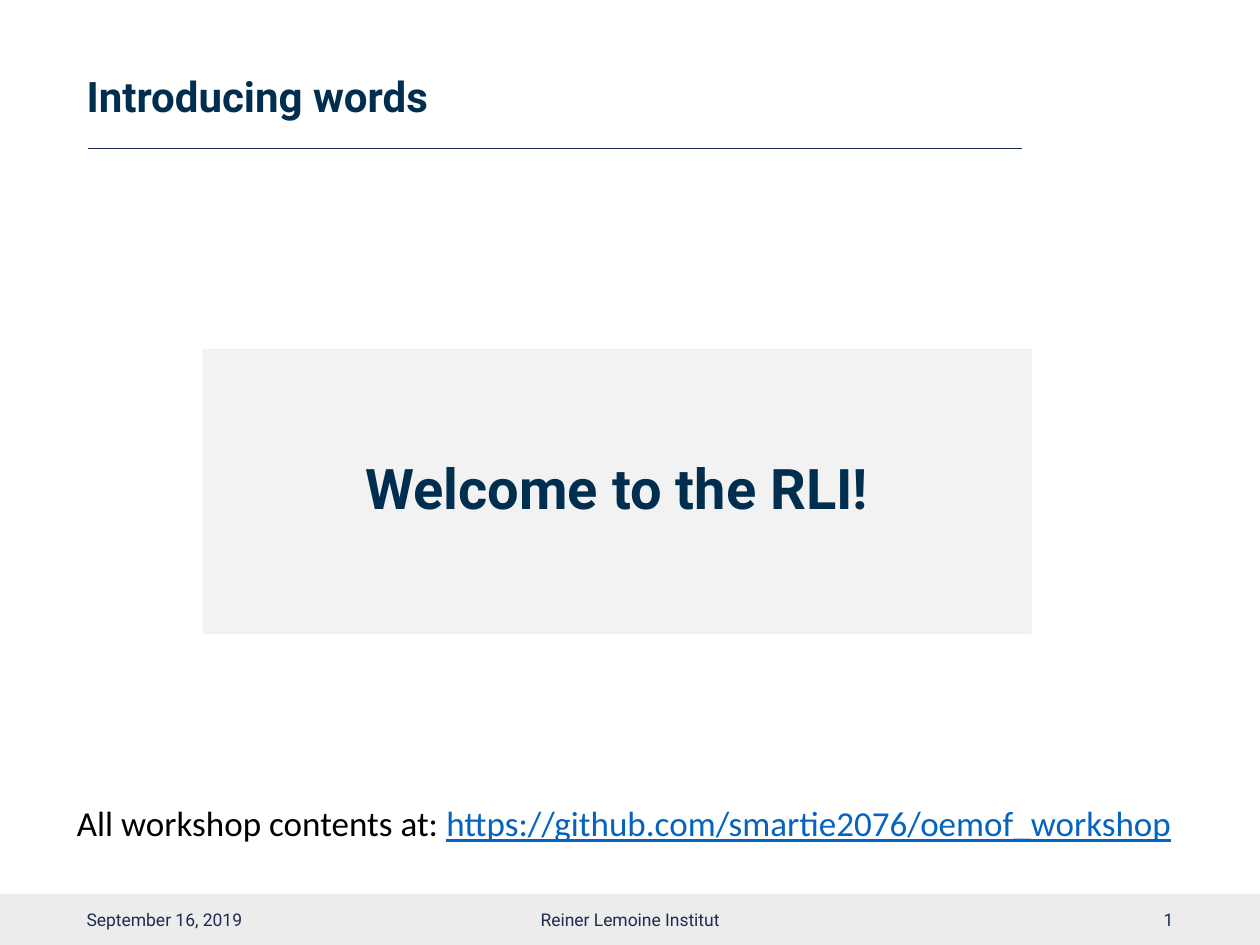
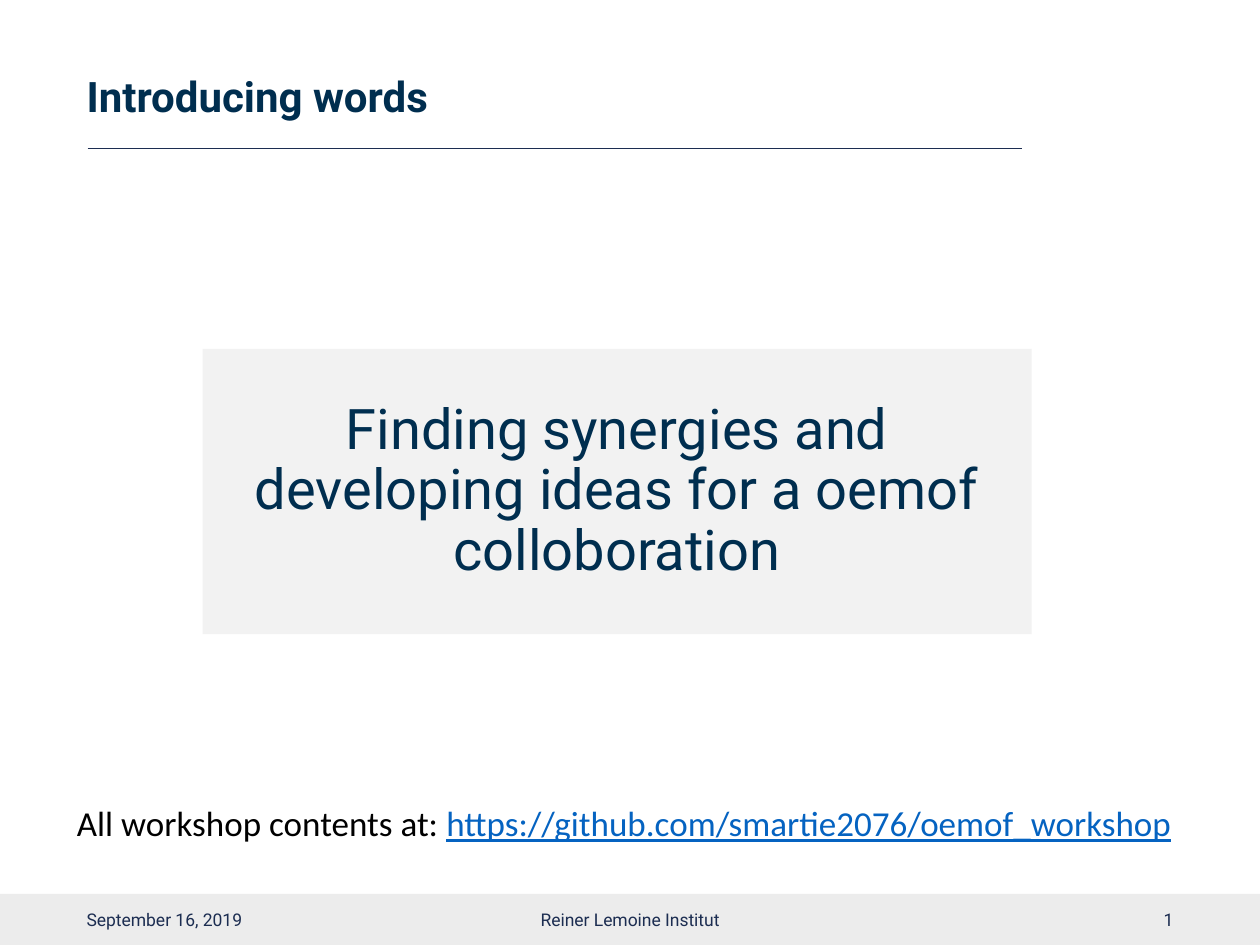
Before and after one commit to smartie2076/oemof_workshop, a slide deck: slide 2 of Oemof_Workshop_10_Kickoff_Friday.pptx. Drawn at 1260x945 pixels with LibreOffice and Linux fonts; fonts in the diff are those of the drawing; background and template pictures are left out. Boxes give left, top, right and bottom in pixels: in the first picture for what was removed or moved away, otherwise in the second. Text is boxed around its words. In the diff, an @@ line names an element or a change of style, - is before the commit and + after.

```diff
--- a/Oemof_Workshop_10_Kickoff_Friday.pptx
+++ b/Oemof_Workshop_10_Kickoff_Friday.pptx
@@ text at [255,407,978,571]: text changed; bold off @@
-Welcome to the RLI!
+Finding synergies and developing ideas for a oemof colloboration
```
Also in this commit, not shown: 1 other slide changed, 1 slide added, 1 slide removed, 3 other files.
